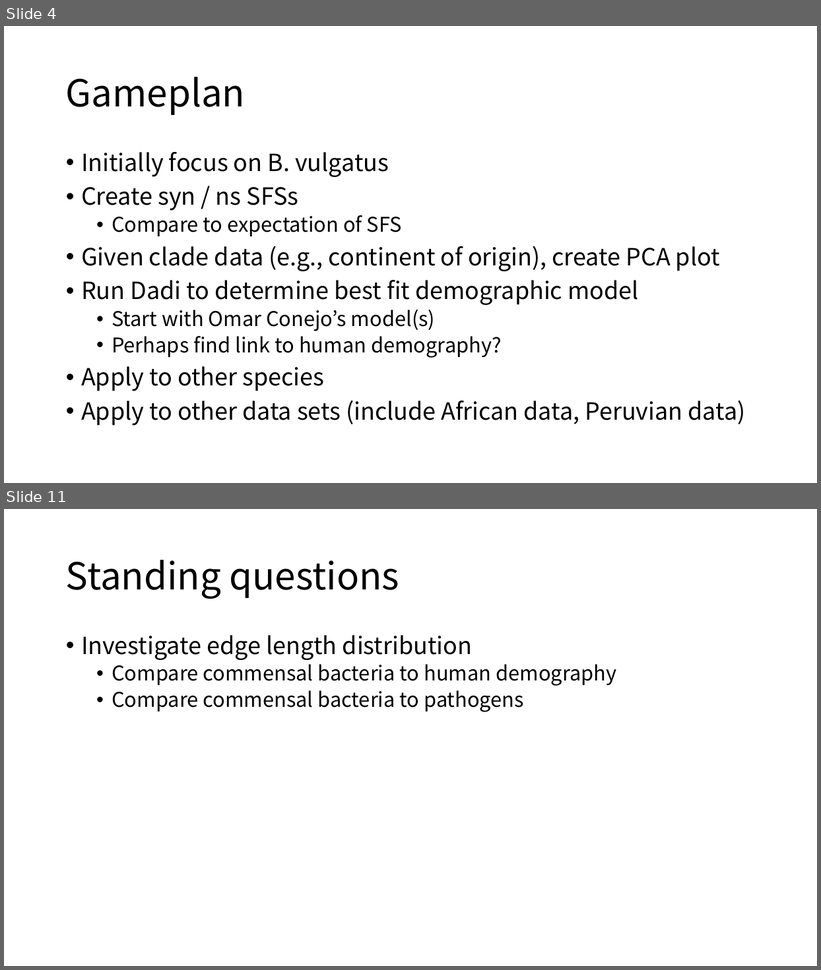
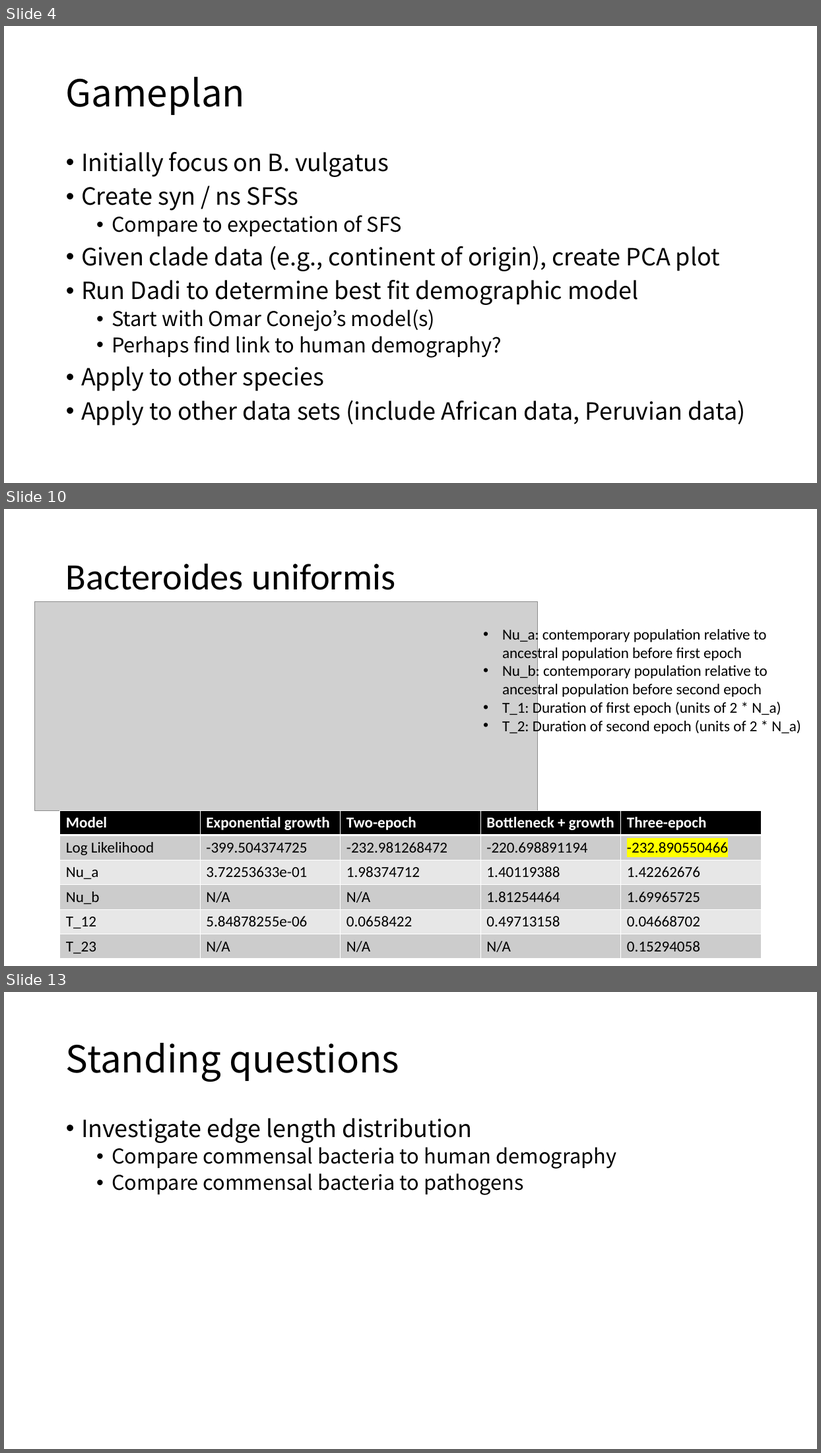
Before and after one commit to jon-mah/demo_for_ccgb, a slide deck: Summary/20210118_demo_for_ccgb_rotation_update.pptx. Shown one above the other, each under a label of ours: slides 4 and 11 before the commit, slides 4, 10 and 13 after it; the slides between them are not shown. The pictures are 821x970 and 821x1453 pixels, drawn with LibreOffice and Linux fonts; fonts in the diff are those of the drawing; grey boxes stand for pictures. Boxes give left, top, right and bottom in pixels: in the first picture for what was removed or moved away, otherwise in the second. Text is boxed around its words. In the diff, an @@ line names an element or a change of style, - is before the commit and + after.

```diff
--- a/Summary/20210118_demo_for_ccgb_rotation_update.pptx
+++ b/Summary/20210118_demo_for_ccgb_rotation_update.pptx
@@ slide 10 added at bbox=[4, 509, 817, 966], background #FFFFFF @@
@@ title added at bbox=[66, 563, 396, 590], 44 pt, text #000000 @@
+Bacteroides uniformis
@@ picture added at bbox=[34, 601, 538, 811] @@
@@ text added at bbox=[502, 626, 801, 735], 18 pt, text #000000 @@
+• Nu_a: contemporary population relative to ancestral population before first epoch
+• Nu_b: contemporary population relative to ancestral population before second epoch
+• T_1: Duration of first epoch (units of 2 * N_a)
+• T_2: Duration of second epoch (units of 2 * N_a)
@@ table added at bbox=[60, 811, 762, 959], 6 rows, 5 columns @@
+Model | Exponential growth | Two-epoch | Bottleneck + growth | Three-epoch
+Log Likelihood | -399.504374725 | -232.981268472 | -220.698891194 | -232.890550466
+Nu_a | 3.72253633e-01 | 1.98374712 | 1.40119388 | 1.42262676
+Nu_b | N/A | N/A | 1.81254464 | 1.69965725
+T_12 | 5.84878255e-06 | 0.0658422 | 0.49713158 | 0.04668702
+T_23 | N/A | N/A | N/A | 0.15294058
@@ what was slide 11 is now slide 13 @@
```
Also in this commit, not shown: 3 slides changed, 5 other slides added, 4 slides removed, 1 other file.
